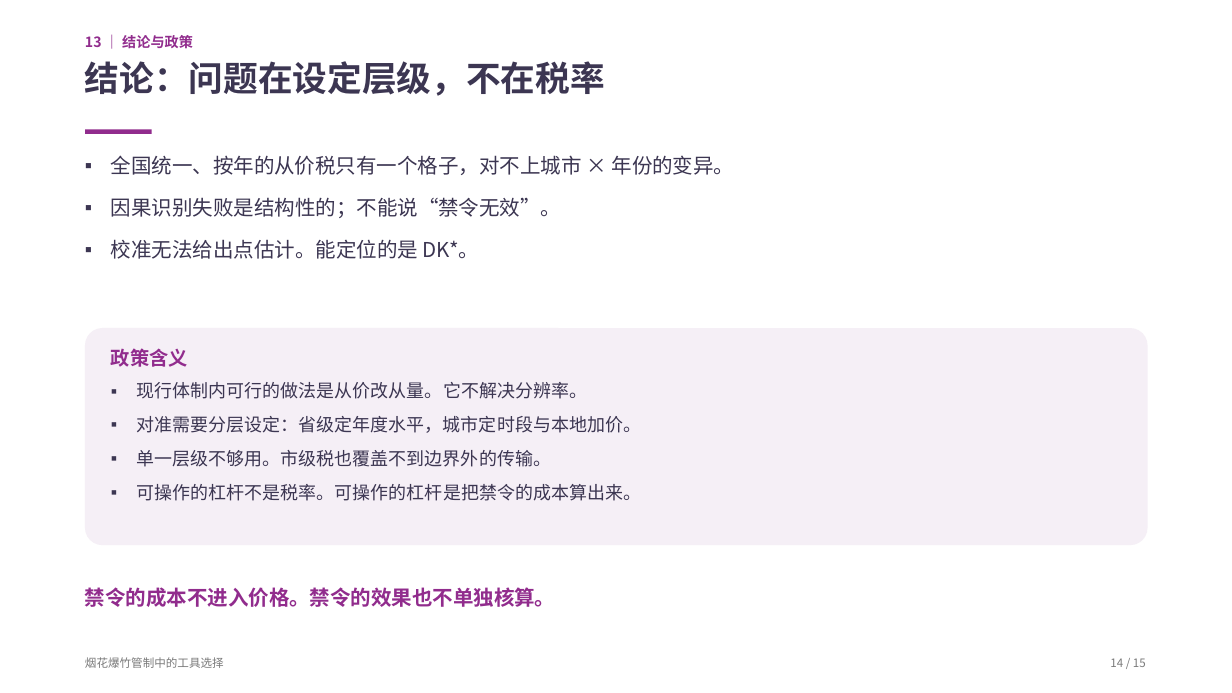
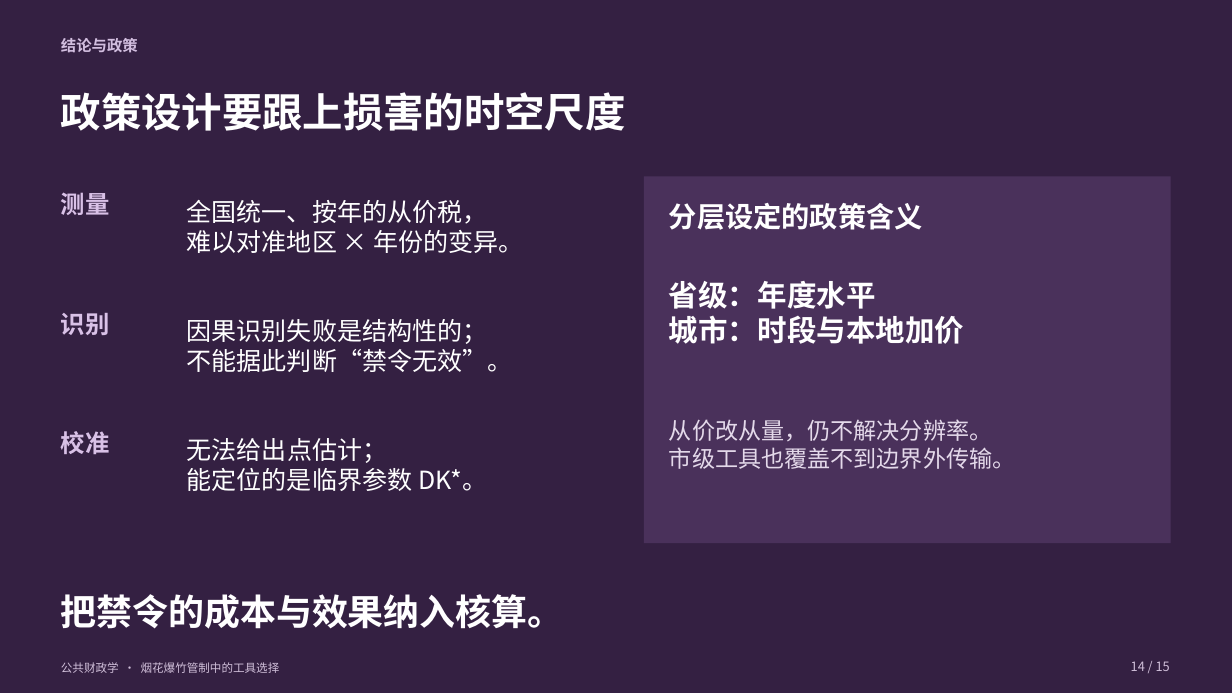
Before and after one commit to YINN233/public-finance-essay-fireworks, a slide deck: slide 14 of presentation/烟花爆竹管制-展示.pptx. Drawn at 1232x693 pixels with LibreOffice and Linux fonts; fonts in the diff are those of the drawing; background and template pictures are left out. Boxes give left, top, right and bottom in pixels: in the first picture for what was removed or moved away, otherwise in the second. Text is boxed around its words. In the diff, an @@ line names an element or a change of style, - is before the commit and + after.

Commit message:
完善烟花爆竹展示：精修 PPT、逐页讲稿与 27 个答辩问答
更新同版 PDF、预览和可重建源文件；区分 65.3% 交互项与 87.3% 条件性未区分份额，校正滨州样本对照与 DK* 范围，并记录更正及验证边界。

```diff
--- a/presentation/烟花爆竹管制-展示.pptx
+++ b/presentation/烟花爆竹管制-展示.pptx
@@ background picture (left out) to #342042 @@
@@ text at [61,38,138,53]: text changed; size 11 to 12 pt; text colour #912C8D to #D2BEDF @@
-13 ｜ 结论与政策
+结论与政策
@@ text removed at [85,61,605,96] @@
-结论：问题在设定层级，不在税率
@@ text added at [61,92,626,131], 31.5 pt, text #FFFFFF, bold @@
+政策设计要跟上损害的时空尺度
@@ rectangle removed at [85,129,152,134] @@
@@ text removed at [111,155,735,259] @@
-▪ 全国统一、按年的从价税只有一个格子，对不上城市 × 年份的变异。
-▪ 因果识别失败是结构性的；不能说“禁令无效”。
-▪ 校准无法给出点估计。能定位的是 DK*。
@@ rectangle added at [644,177,1171,543], fill #4A315B @@
@@ text added at [61,193,110,215], 19 pt, text #D9C1E7, bold @@
+测量
@@ text added at [187,200,524,253], 19.5 pt, text #FFFFFF @@
+全国统一、按年的从价税，
+难以对准地区 × 年份的变异。
@@ text added at [669,203,923,230], 22 pt, text #FFFFFF, bold @@
+分层设定的政策含义
@@ text added at [669,281,964,344], 23 pt, text #FFFFFF, bold @@
+省级：年度水平
+城市：时段与本地加价
@@ text added at [61,313,110,335], 19 pt, text #D9C1E7, bold @@
+识别
@@ rounded rectangle removed at [85,328,1148,545] @@
@@ text added at [187,319,513,372], 19.5 pt, text #FFFFFF @@
+因果识别失败是结构性的；
+不能据此判断“禁令无效”。
@@ text removed at [111,348,641,501] @@
-政策含义
-▪ 现行体制内可行的做法是从价改从量。它不解决分辨率。
-▪ 对准需要分层设定：省级定年度水平，城市定时段与本地加价。
-▪ 单一层级不够用。市级税也覆盖不到边界外的传输。
-▪ 可操作的杠杆不是税率。可操作的杠杆是把禁令的成本算出来。
@@ text added at [669,419,1015,469], 18 pt, text #E4D9EA @@
+从价改从量，仍不解决分辨率。
+市级工具也覆盖不到边界外传输。
@@ text added at [61,431,110,454], 19 pt, text #D9C1E7, bold @@
+校准
@@ text added at [187,438,487,491], 19.5 pt, text #FFFFFF @@
+无法给出点估计；
+能定位的是临界参数 DK*。
@@ vertical alignment top to middle in 3 elements at [61,38,138,53], [61,662,280,673], [61,594,563,629] @@
@@ text at [61,594,563,629]: text changed; size 16 to 28 pt; text colour #912C8D to #FFFFFF @@
-禁令的成本不进入价格。禁令的效果也不单独核算。
+把禁令的成本与效果纳入核算。
@@ text "14 / 15": place and size @@
-text "14 / 15" at [1110,658,1146,667]
+text "14 / 15" at [1131,661,1170,671]
@@ text "14 / 15" at [1131,661,1170,671]: size 9 to 10 pt, text colour #7A7A7A to #CFBED8; line spacing 1.1 to 1; less space between paragraphs; vertical alignment top to middle @@
@@ text at [61,662,280,673]: text changed; text colour #7A7A7A to #CFBED8 @@
-烟花爆竹管制中的工具选择
+公共财政学 · 烟花爆竹管制中的工具选择
```
Also in this commit, not shown: 13 other slides changed, 1 slide added, 1 slide removed, 15 other files.
